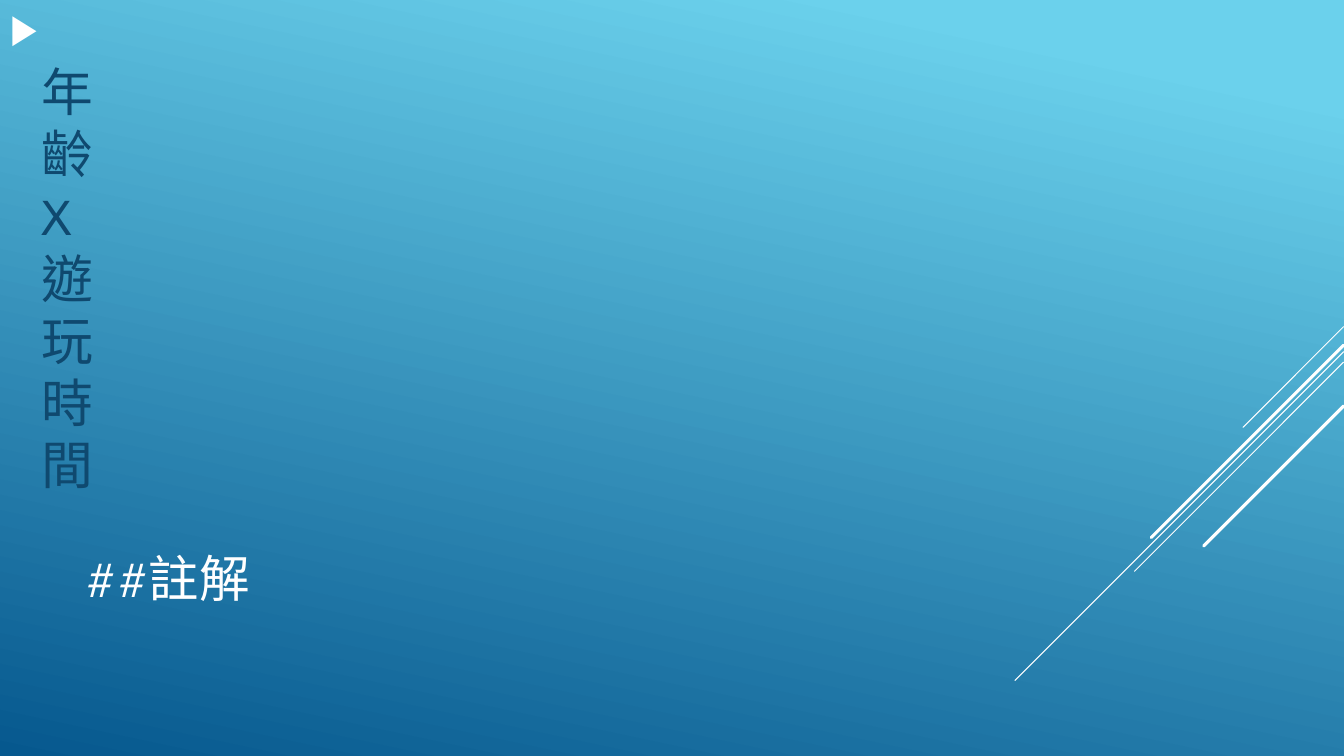
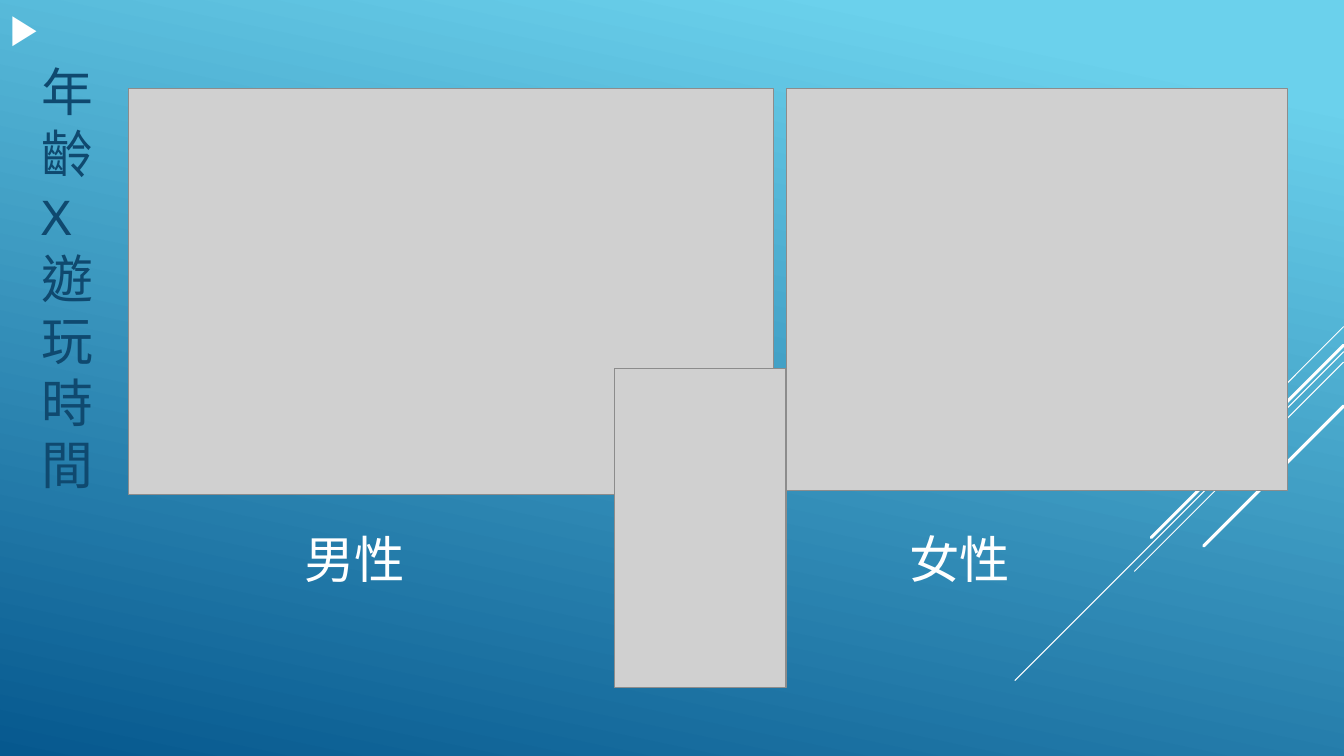
Before and after one commit to EastDetective/BoardGame, a slide deck: slide 4 of Pitch1.pptx. Drawn at 1344x756 pixels with LibreOffice and Linux fonts; fonts in the diff are those of the drawing; grey boxes stand for pictures. Boxes give left, top, right and bottom in pixels: in the first picture for what was removed or moved away, otherwise in the second. Text is boxed around its words. In the diff, an @@ line names an element or a change of style, - is before the commit and + after.

```diff
--- a/Pitch1.pptx
+++ b/Pitch1.pptx
@@ picture added at box(129, 89, 774, 495) @@
@@ picture added at box(786, 89, 1289, 491) @@
@@ picture added at box(615, 369, 786, 689) @@
@@ title at box(304, 535, 1010, 582): text changed @@
-##註解
+男性 女性
```
Also in this commit, not shown: 1 other slide changed, 2 slides added, 1 slide removed.
